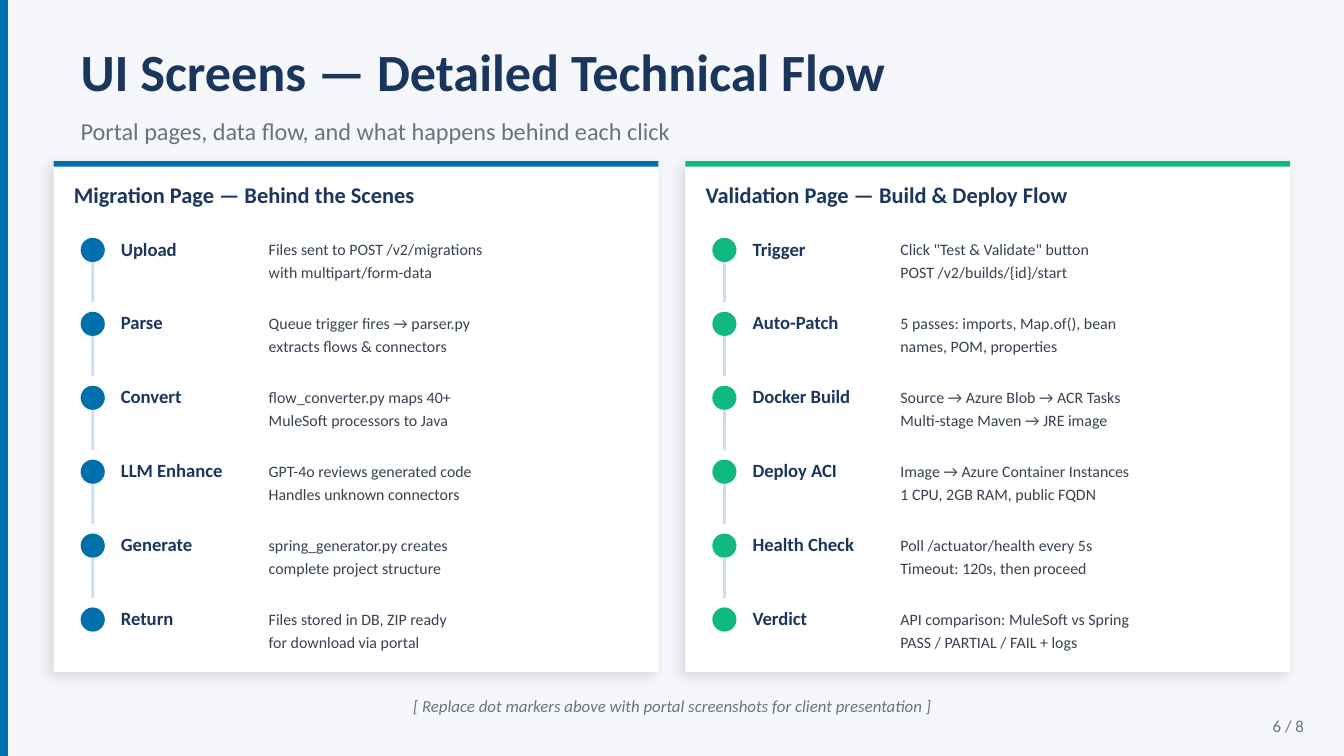
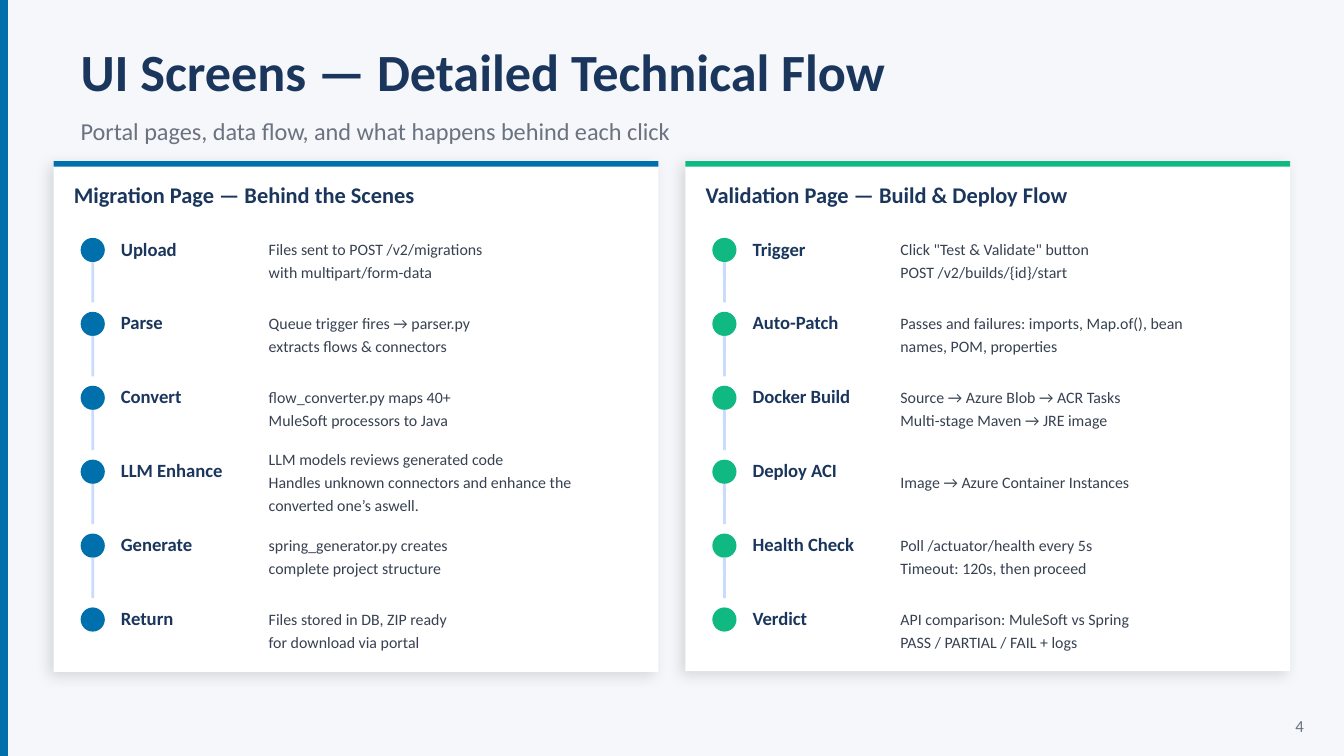
Before and after one commit to harinadh70/mule-migrator, a slide deck: slide 4 of MuleSoft-to-SpringBoot-Migrator-Technical-Presentation.pptx (slide 6 before the commit). Drawn at 1344x756 pixels with LibreOffice and Linux fonts; fonts in the diff are those of the drawing. Boxes give left, top, right and bottom in pixels: in the first picture for what was removed or moved away, otherwise in the second. Text is boxed around its words. In the diff, an @@ line names an element or a change of style, - is before the commit and + after.

```diff
--- a/MuleSoft-to-SpringBoot-Migrator-Technical-Presentation.pptx
+++ b/MuleSoft-to-SpringBoot-Migrator-Technical-Presentation.pptx
@@ text at (900,317,1183,332): text changed @@
-5 passes: imports, Map.of(), bean
+Passes and failures: imports, Map.of(), bean
@@ text at (269,454,572,511): text changed @@
-GPT-4o reviews generated code
-Handles unknown connectors
+LLM models reviews generated code
+Handles unknown connectors and enhance the converted one’s aswell.
@@ text at (900,489,1096,503): paragraph removed @@
-1 CPU, 2GB RAM, public FQDN
@@ text removed at (422,700,922,715) @@
-[ Replace dot markers above with portal screenshots for client presentation ]
@@ text at (1295,721,1304,732): text changed @@
-6 / 8
+4
```
Also in this commit, not shown: 3 other slides changed, 9 slides added, 4 slides removed.
